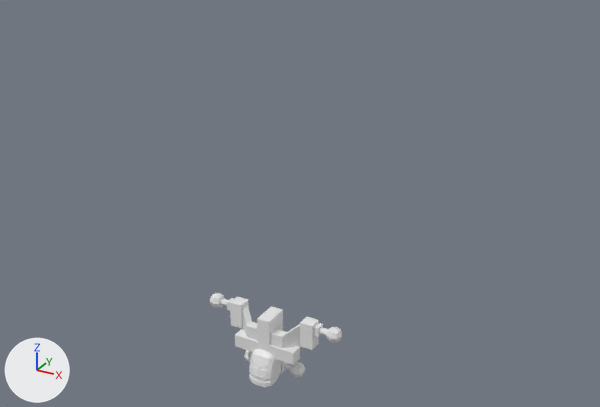
The Blender file bionicle.blend: old version first, new version second.
The view is the same before and after, from a camera (50 mm lens) standing at (54.5, -91.0, 72.7) and looking at (3.5, 1.7, 26.4). The axes (+X, +Y, +Z) are drawn at lower left. The lights are the same throughout. The same objects are shown in both versions, whatever each file hides.

In view in the first picture: 'Head.001', 'Hips.001', 'Torso.001'.
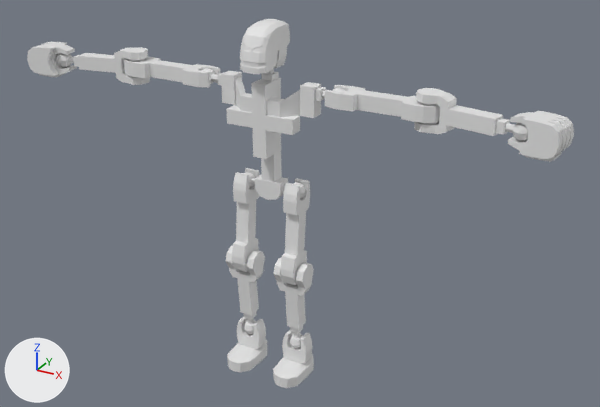
Patch to the scene script:
```diff
--- a/bionicle.blend.py
+++ b/bionicle.blend.py
@@ me_cube_007 @@
+me_cube_007.from_pydata(...)  # 146 vertices, 142 faces; spans x -2.3..2.3, y -1.68..1.68, z -13.19..1.68
@@ ob_hips_001 @@
 ob_hips_001 = bpy.data.objects.new('Hips.001', me_cube_002)
-ob_hips_001.location = (0.0, 0.0, 0.0)
+ob_hips_001.location = (0.0, 0.0, 29.0)
@@ ob_torso_001 @@
 ob_torso_001 = bpy.data.objects.new('Torso.001', me_cube_009)
-ob_torso_001.location = (0.0, 0.0, 0.0)
+ob_torso_001.location = (0.0, 0.0, 35.0)
@@ ob_neck_001 @@
 ob_neck_001 = bpy.data.objects.new('Neck.001', me_cube_027)
-ob_neck_001.location = (0.0, 0.0, 0.0)
+ob_neck_001.location = (0.0, 0.0, 41.0)
@@ ob_head_001 @@
 ob_head_001 = bpy.data.objects.new('Head.001', me_cube_026)
-ob_head_001.location = (0.0, 0.0, 0.0)
+ob_head_001.location = (0.0, 0.0, 47.0)
@@ ob_foot_002 @@
+ob_foot_002 = bpy.data.objects.new('Foot.002', me_cube_020.copy())  # the mesh of ob_foot
+ob_foot_002.location = (4.0, 0.0, 5.1)
@@ ob_lowerlimb_004 @@
+ob_lowerlimb_004 = bpy.data.objects.new('LowerLimb.004', me_cube_015.copy())  # the mesh of ob_lowerlimb
+ob_lowerlimb_004.location = (4.0, -1.0, 17.0)
+ob_lowerlimb_004.rotation_euler = (0.0873, 0.0, 0.0)  # degrees (5, 0, 0)
@@ ob_lowerlimb_003 @@
+ob_lowerlimb_003 = bpy.data.objects.new('LowerLimb.003', me_cube_015.copy())  # the mesh of ob_lowerlimb
+ob_lowerlimb_003.location = (22.0, 0.0, 43.0)
+ob_lowerlimb_003.rotation_euler = (-0.175, -1.571, 0.0)  # degrees (-10, -90, 0)
@@ ob_upperlimb_004 @@
+ob_upperlimb_004 = bpy.data.objects.new('UpperLimb.004', me_cube.copy())  # the mesh of ob_upperlimb
+ob_upperlimb_004.location = (10.0, 0.0, 43.0)
+ob_upperlimb_004.rotation_euler = (0.0, -1.571, 0.0)  # degrees (0, -90, 0)
@@ ob_hand_002 @@
+ob_hand_002 = bpy.data.objects.new('Hand.002', me_cube_023.copy())  # the mesh of ob_hand
+ob_hand_002.location = (-33.8, -2.1, 43.0)
+ob_hand_002.rotation_euler = (-2.967, -1.571, 0.0)  # degrees (-170, -90, 0)
@@ ob_lowerlimb_002 @@
+ob_lowerlimb_002 = bpy.data.objects.new('LowerLimb.002', me_cube_015.copy())  # the mesh of ob_lowerlimb
+ob_lowerlimb_002.location = (-22.0, 0.0, 43.0)
+ob_lowerlimb_002.rotation_euler = (-0.175, 1.571, 0.0)  # degrees (-10, 90, 0)
@@ ob_upperlimb_003 @@
+ob_upperlimb_003 = bpy.data.objects.new('UpperLimb.003', me_cube.copy())  # the mesh of ob_upperlimb
+ob_upperlimb_003.location = (-10.0, 0.0, 43.0)
+ob_upperlimb_003.rotation_euler = (0.0, 1.571, 0.0)  # degrees (0, 90, 0)
@@ ob_upperlimb_002 @@
+ob_upperlimb_002 = bpy.data.objects.new('UpperLimb.002', me_cube.copy())  # the mesh of ob_upperlimb
+ob_upperlimb_002.location = (4.0, 0.0, 29.0)
+ob_upperlimb_002.rotation_euler = (-0.0873, 0.0, 0.0)  # degrees (-5, 0, 0)
@@ ob_foot_001 @@
+ob_foot_001 = bpy.data.objects.new('Foot.001', me_cube_020.copy())  # the mesh of ob_foot
+ob_foot_001.location = (-4.0, 0.0, 5.1)
@@ ob_hand_001 @@
+ob_hand_001 = bpy.data.objects.new('Hand.001', me_cube_023.copy())  # the mesh of ob_hand
+ob_hand_001.location = (33.8, -2.1, 43.0)
+ob_hand_001.rotation_euler = (-0.175, -1.571, 0.0)  # degrees (-10, -90, 0)
@@ ob_lowerlimb_001 @@
+ob_lowerlimb_001 = bpy.data.objects.new('LowerLimb.001', me_cube_007)
+ob_lowerlimb_001.location = (-4.0, -1.0, 17.0)
+ob_lowerlimb_001.rotation_euler = (0.0873, 0.0, 0.0)  # degrees (5, 0, 0)
@@ ob_upperlimb_001 @@
+ob_upperlimb_001 = bpy.data.objects.new('UpperLimb.001', me_cube.copy())  # the mesh of ob_upperlimb
+ob_upperlimb_001.location = (-4.0, 0.0, 29.0)
+ob_upperlimb_001.rotation_euler = (-0.0873, 0.0, 0.0)  # degrees (-5, 0, 0)
```

What differs and where, as boxes [x1, y1, x2, y2] in the pictures (600 x 407 px):
'Torso.001', moved: before [210, 293, 342, 365]; after [201, 68, 346, 159]
'Head.001', moved: before [249, 349, 284, 387]; after [240, 19, 290, 74]
'LowerLimb.003', added: after [414, 88, 528, 141]
'UpperLimb.004', added: after [325, 85, 440, 123]
'Hand.001', added: after [508, 111, 574, 162]
'UpperLimb.002', added: after [281, 178, 310, 285]
'UpperLimb.001', added: after [232, 168, 260, 272]
'Hips.001', moved: before [244, 306, 305, 377]; after [243, 132, 306, 200]
'UpperLimb.003', added: after [124, 57, 220, 88]
'LowerLimb.002', added: after [57, 47, 150, 85]
'LowerLimb.004', added: after [274, 257, 314, 349]
'Foot.002', added: after [273, 330, 314, 388]
'LowerLimb.001', added: after [226, 245, 265, 334]
'Foot.001', added: after [227, 316, 267, 372]
'Hand.002', added: after [27, 42, 77, 77]
'Neck.001', moved (not visible before): after [260, 68, 281, 99]
